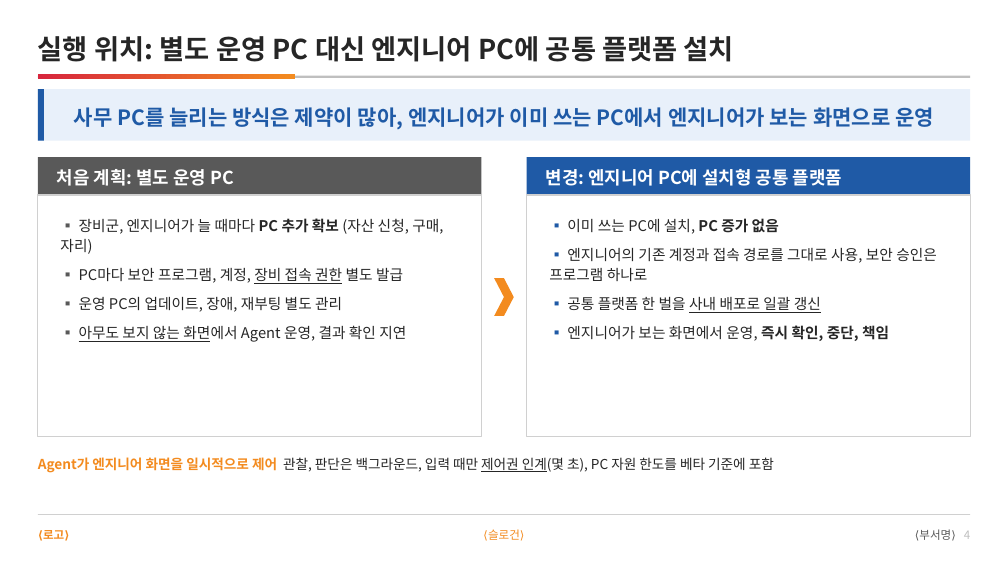
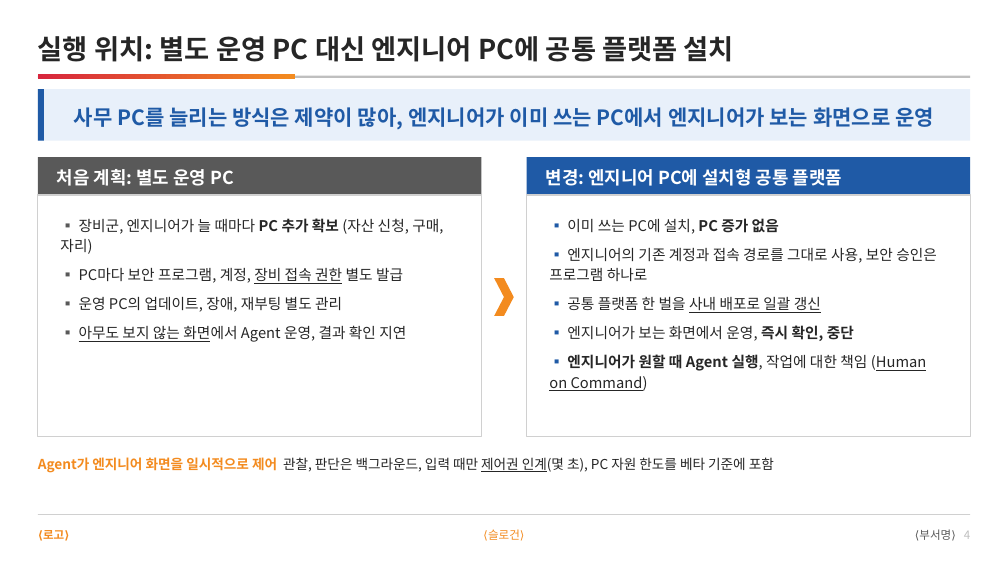
Before and after one commit to DarrenKoi/pm_notes, a slide deck: slide 4 of my-task/arc-tf/deliverables/arc-tf-proposal.pptx. Drawn at 1008x567 pixels with LibreOffice and Linux fonts; fonts in the diff are those of the drawing. Boxes give left, top, right and bottom in pixels: in the first picture for what was removed or moved away, otherwise in the second. Text is boxed around its words. In the diff, an @@ line names an element or a change of style, - is before the commit and + after.

```diff
--- a/my-task/arc-tf/deliverables/arc-tf-proposal.pptx
+++ b/my-task/arc-tf/deliverables/arc-tf-proposal.pptx
@@ text at bbox=[549, 325, 926, 391]: text changed @@
-▪ 엔지니어가 보는 화면에서 운영, 즉시 확인, 중단, 책임
+▪ 엔지니어가 보는 화면에서 운영, 즉시 확인, 중단
+▪ 엔지니어가 원할 때 Agent 실행, 작업에 대한 책임 (Human on Command)
```
Also in this commit, not shown: 8 other files.
